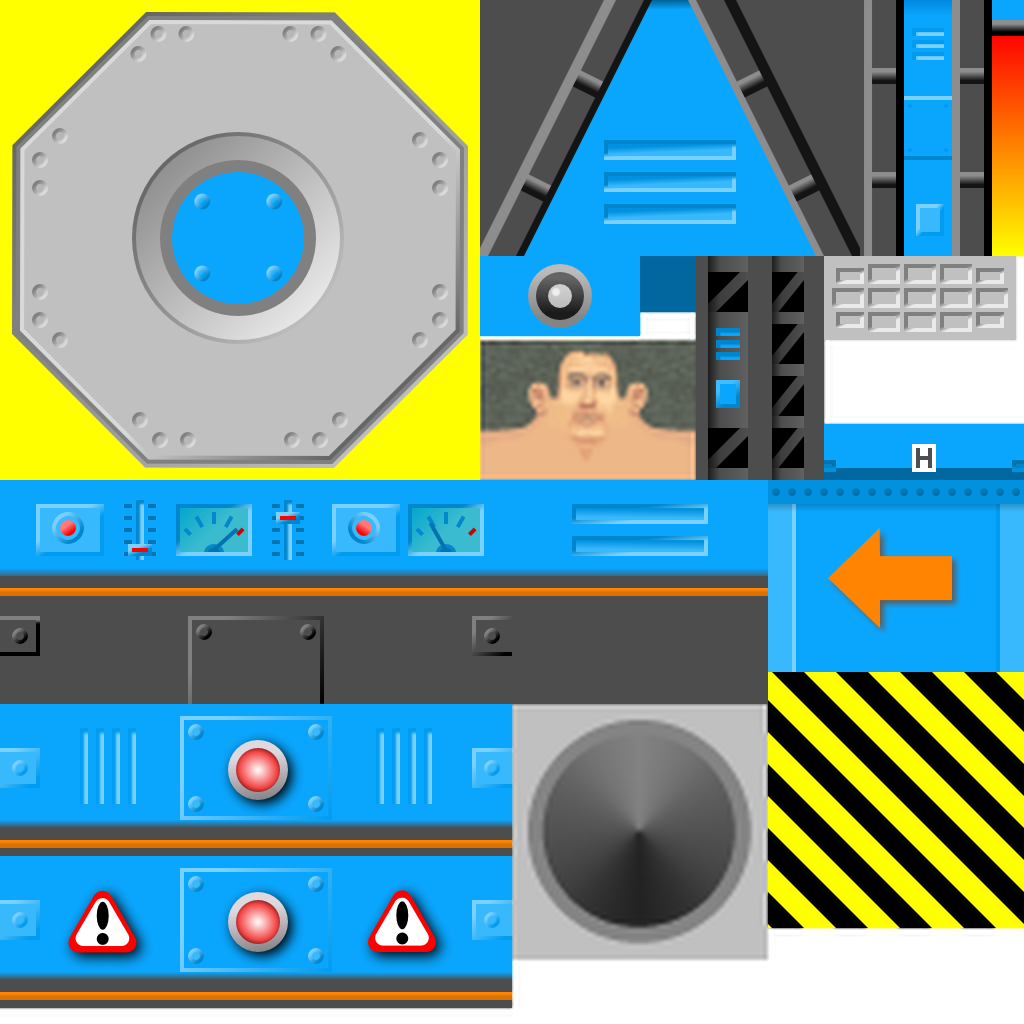
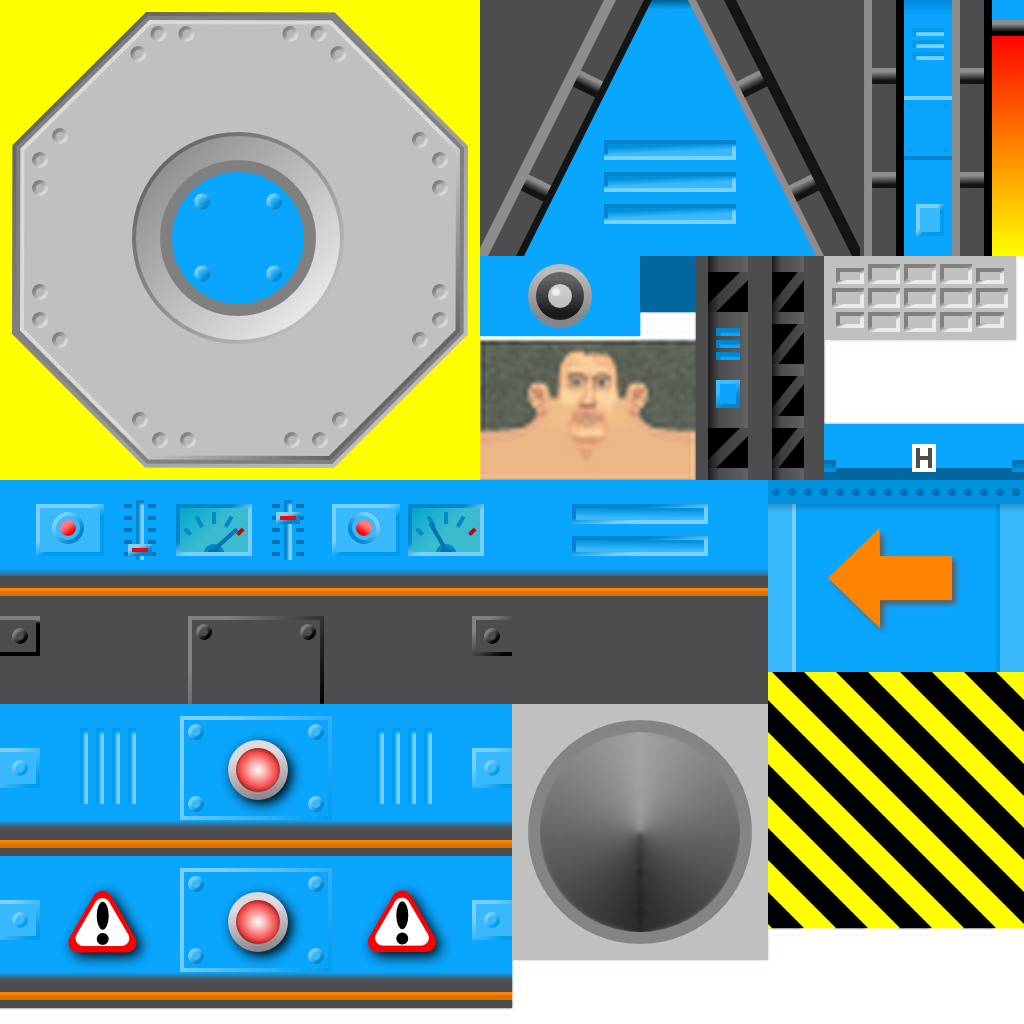
Two versions of the same layered image (1024 × 1024). Layer-by-layer changes:
added layer "17" in group "12-18" over [512, 704, 768, 960]
